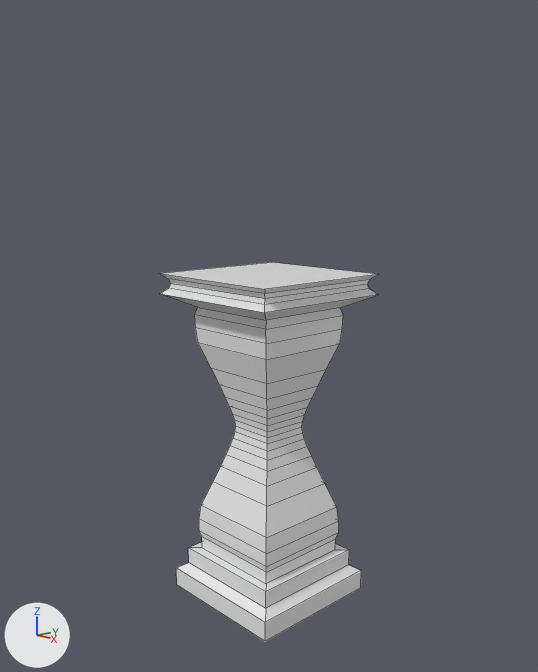
What one commit did to the Blender file Lantern.blend.
Both versions are drawn from a 50 mm camera at (7.62, -7.17, 5.07) aimed at (0.0, 0.01, 2.92). Every picture has the same lights, and +X, +Y and +Z are marked at lower left. Mesh edges are drawn as thin lines.
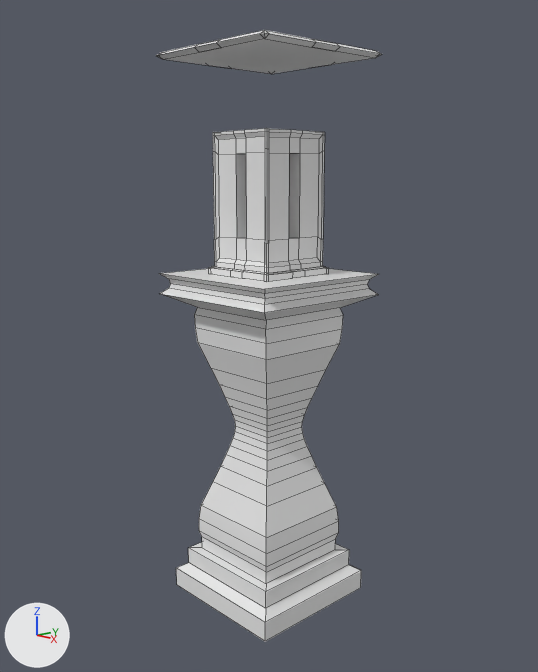
Commit message: changes to Lantern

What the commit changed:
Mesh me_cube_004 is new.
It has 78 vertices, 94 faces and spans x -0.9..0.9, y -0.9..0.9, z -0.73..0.34.
Mesh me_cube_002 is new.
It has 276 vertices, 268 faces and spans x -1.0..1.0, y -1.0..1.0, z -0.7..44.3.
Object 'Cube.002' (ob_cube_002) is new; it shows me_cube_004.
Its location is (0.0, 0.0, 6.74).
Its scale is (1.19, 1.19, 0.0856).
Object 'Cube.001' (ob_cube_001) is new; it shows me_cube_002.
Its location is (0.0, 0.0, 3.84).
Its scale is (0.596, 0.596, 0.0428).

Changed parts and their boxes (x1, y1, x2, y2) in the pictures (538 x 672 px):
'Cube.001', added
    after: (209, 128, 329, 282)
'Cube.002', added
    after: (156, 30, 382, 74)
